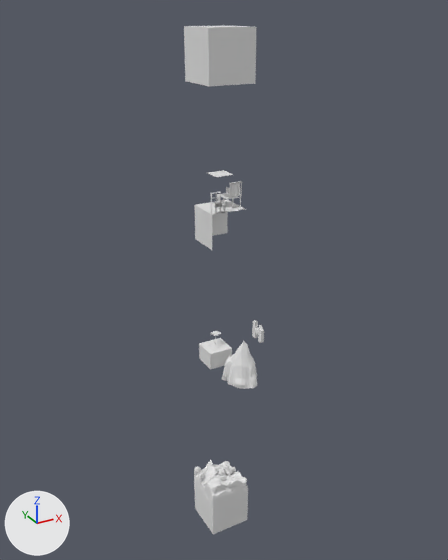
The glTF model apps/portfolio/public/SM_Scene.glb, before and after one commit.
The view is the same before and after, from a camera (50 mm lens) standing at (-59.8, -110.4, 38.3) and looking at (2.4, 2.7, -18.3). The lights are fixed; the arrows at lower left show +X, +Y and +Z. Where no turn or scale is listed for an object, it has been applied to the vertices.

The first picture shows 'Beach', 'Cube.001', 'FloorCube', 'HugoMeetLogo', 'Montain', 'Palm-tree', 'Terrain', 'Water'.
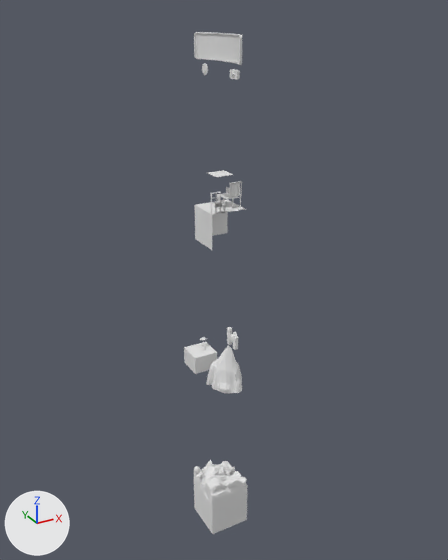
Pixel boxes (x1, y1, x2, y2) of what changed, in the pictures (448 x 560 px):
'Cube.001', deleted: before (184, 26, 257, 86)
'Terrain', moved: before (194, 460, 248, 534); after (194, 460, 247, 534)
'Montain', moved: before (222, 341, 257, 389); after (206, 345, 242, 394)
'BigScreen', added: after (194, 32, 242, 65)
'Water', moved: before (199, 338, 232, 370); after (184, 342, 217, 374)
'HugoMeetLogo', moved: before (252, 320, 264, 343); after (227, 327, 238, 350)
'Beach', moved: before (208, 340, 222, 351); after (198, 343, 208, 350)
'YtLogo', added: after (230, 69, 240, 80)
'GithubLogo', added: after (202, 63, 208, 75)
'Palm-tree', moved, rescaled (36% narrower, 31% shorter): before (211, 331, 221, 343); after (200, 337, 206, 345)

What the commit changed:
Mesh me_cube_029 is new.
It has 104 vertices, 180 faces and spans x -1.0..1.6, y -9.1..9.1, z -2.5..2.5.
Mesh me_plane is new.
It has 148 vertices, 218 faces and spans x -0.34..-0.07, y -1.13..1.13, z -1.13..1.13.
Mesh me_cube_028_1 is new.
It has 42 vertices, 59 faces and spans x -0.28..0.42, y -1.38..1.32, z -0.81..0.81.
Object 'Cube.001' (ob_cube_001) is deleted.
Object 'HugoMeetLogo' (ob_hugomeetlogo) moves from (10.4, 0.1, -32.6) to (3.4, 0.1, -32.6).
Object 'Beach' (ob_beach) moves from (1.2, 4.8, -35.5) to (-1.8, 5.5, -35.6).
Object 'Montain' (ob_montain) moves from (2.4, -5.7, -35.7) to (-1.6, -5.7, -35.7).
Object 'Palm-tree' (ob_palm_tree) moves from (1.2, 5.1, -35.5) to (-1.7, 5.7, -35.5).
Object 'Palm-tree' (ob_palm_tree) is rescaled from (0.799, 0.719, 0.502) to (0.519, 0.468, 0.326).
Object 'Water' (ob_water) moves from (1.0, 4.4, -38.7) to (-3.0, 4.4, -38.7).
Object 'Terrain' (ob_terrain) moves from (0.0, 0.0, -70.0) to (-0.1, 0.1, -70.0).
Object 'BigScreen' (ob_bigscreen) is new; it shows me_cube_029.
Its location is (0.0, -0.1, 31.3).
Object 'GithubLogo' (ob_githublogo) is new; it shows me_plane.
Its location is (0.1, 6.1, 27.0).
Object 'YtLogo' (ob_ytlogo) is new; it shows me_cube_028_1.
Its location is (-0.2, -5.8, 27.0).
